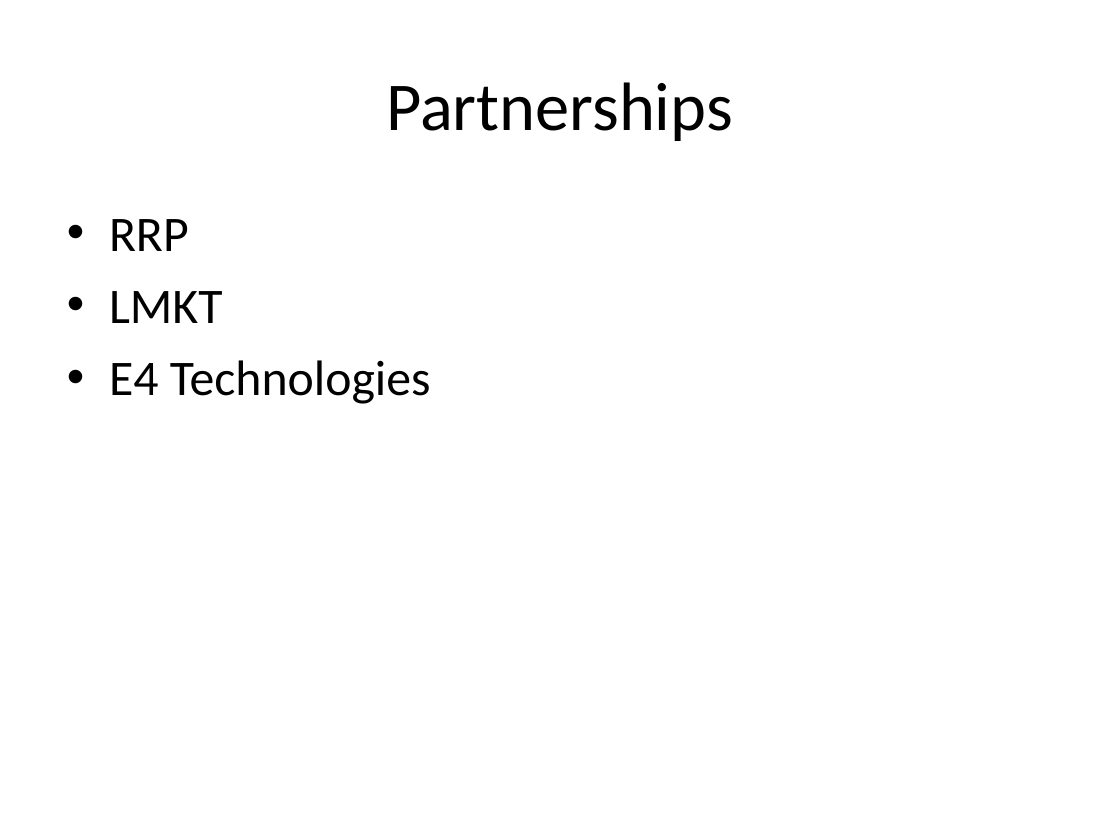
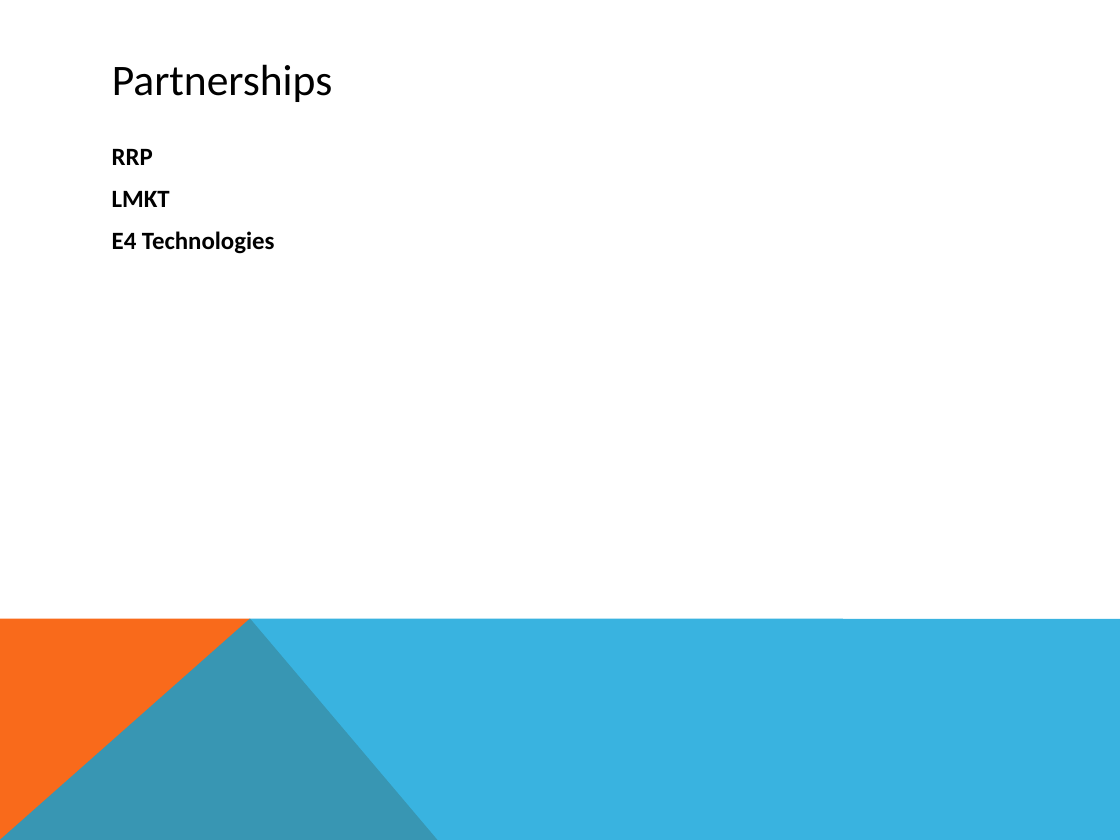
Before and after one commit to zainx01/Hiccup-analytics, a slide deck: slide 5 of Heekup.ppt. Drawn at 1120x840 pixels with LibreOffice and Linux fonts; fonts in the diff are those of the drawing. Boxes give left, top, right and bottom in pixels: in the first picture for what was removed or moved away, otherwise in the second. Text is boxed around its words. In the diff, an @@ line names an element or a change of style, - is before the commit and + after.

```diff
--- a/Heekup.ppt
+++ b/Heekup.ppt
@@ title "Partnerships": place and size @@
-title "Partnerships" at (386,82,733,141)
+title "Partnerships" at (112,64,332,102)
@@ title "Partnerships" at (112,64,332,102): size 44 to 28 pt; alignment centre to left @@
@@ text "RRP": place and size @@
-text "RRP" at (109,219,431,404)
+text "RRP" at (112,149,275,254)
@@ text "RRP" at (112,149,275,254): size 32 to 16 pt, bold on; bullet • to none @@
@@ freeform shape added at (0,618,438,840), fill #F96A1B @@
@@ freeform shape added at (0,618,1120,840), fill #08A1D9 at 80% opacity @@
```
Also in this commit, not shown: 5 other slides changed.
